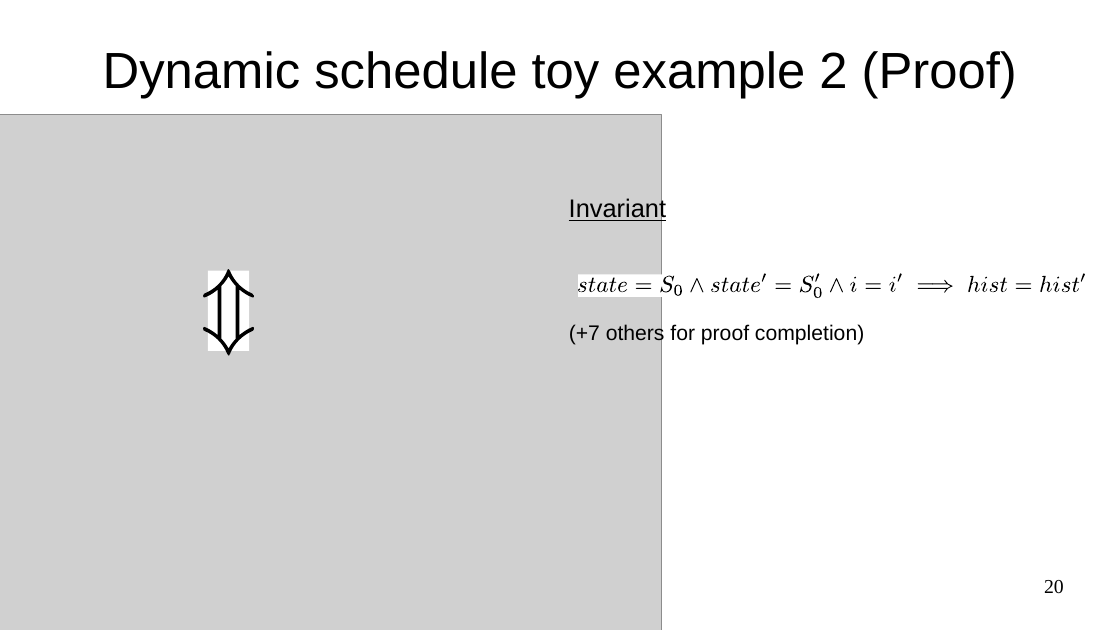
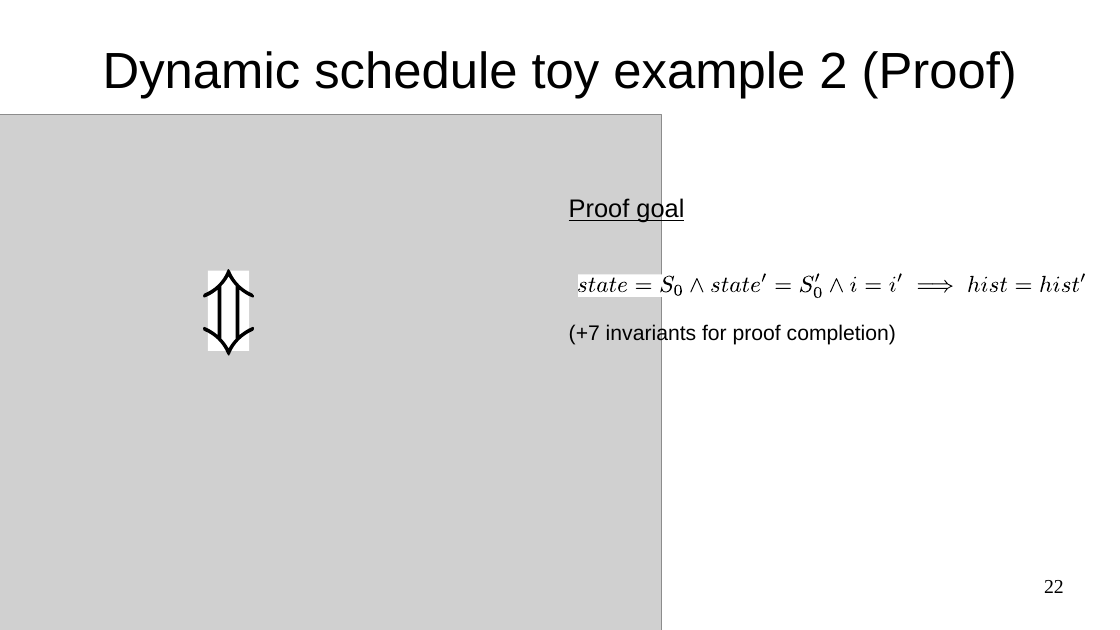
Before and after one commit to ulysse-lh/stage2024, a slide deck: slide 22 of slides/pres.odp (slide 20 before the commit). Drawn at 1120x630 pixels with LibreOffice and Linux fonts; fonts in the diff are those of the drawing; grey boxes stand for pictures. Boxes give left, top, right and bottom in pixels: in the first picture for what was removed or moved away, otherwise in the second. Text is boxed around its words. In the diff, an @@ line names an element or a change of style, - is before the commit and + after.

```diff
--- a/slides/pres.odp
+++ b/slides/pres.odp
@@ text at box(569, 197, 684, 223): text changed @@
-Invariant
+Proof goal
@@ text at box(569, 323, 896, 345): text changed @@
-(+7 others for proof completion)
+(+7 invariants for proof completion)
@@ page number at box(1044, 580, 1064, 593): text changed @@
-20
+22
```
Also in this commit, not shown: 8 other slides changed, 2 slides added.
